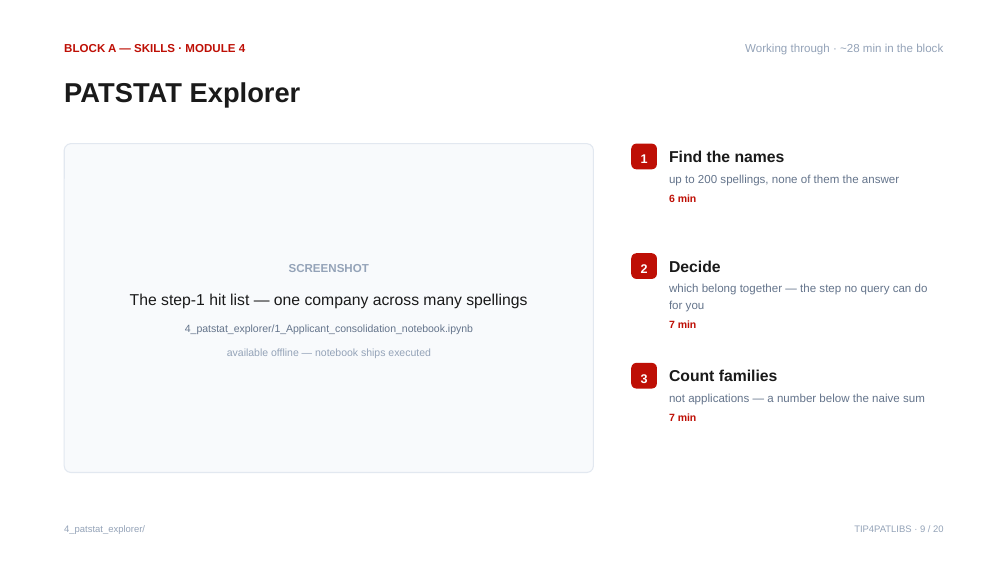
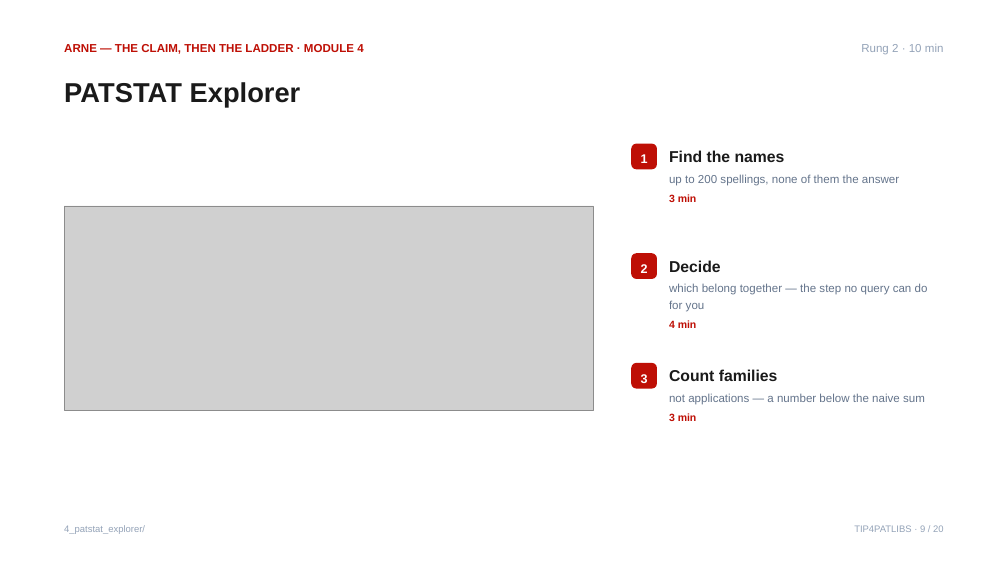
Before and after one commit to mtcberlin/epo-tip4patlibs, a slide deck: slide 9 of 9_documentation/course/TIP4PATLIBS_workshop.pptx. Drawn at 1008x567 pixels with LibreOffice and Linux fonts; fonts in the diff are those of the drawing; grey boxes stand for pictures. Boxes give left, top, right and bottom in pixels: in the first picture for what was removed or moved away, otherwise in the second. Text is boxed around its words. In the diff, an @@ line names an element or a change of style, - is before the commit and + after.

Commit message:
Warsaw workshop: recut to 90 minutes around one claim (#24)

```diff
--- a/9_documentation/course/TIP4PATLIBS_workshop.pptx
+++ b/9_documentation/course/TIP4PATLIBS_workshop.pptx
@@ text at <box>64,44,363,54</box>: text changed @@
-BLOCK A — SKILLS · MODULE 4
+ARNE — THE CLAIM, THEN THE LADDER · MODULE 4
@@ text at <box>861,44,944,54</box>: text changed @@
-Working through · ~28 min in the block
+Rung 2 · 10 min
@@ rounded rectangle removed at <box>64,144,594,473</box> @@
-SCREENSHOT
-The step-1 hit list — one company across many spellings
-4_patstat_explorer/1_Applicant_consolidation_notebook.ipynb
-available offline — notebook ships executed
@@ picture added at <box>64,206,594,410</box> @@
@@ text at <box>669,194,697,202</box>: text changed @@
-6 min
+3 min
@@ text at <box>669,320,697,328</box>: text changed @@
-7 min
+4 min
@@ text at <box>669,413,697,421</box>: text changed @@
-7 min
+3 min
```
Also in this commit, not shown: 19 other slides changed, 16 other files.
